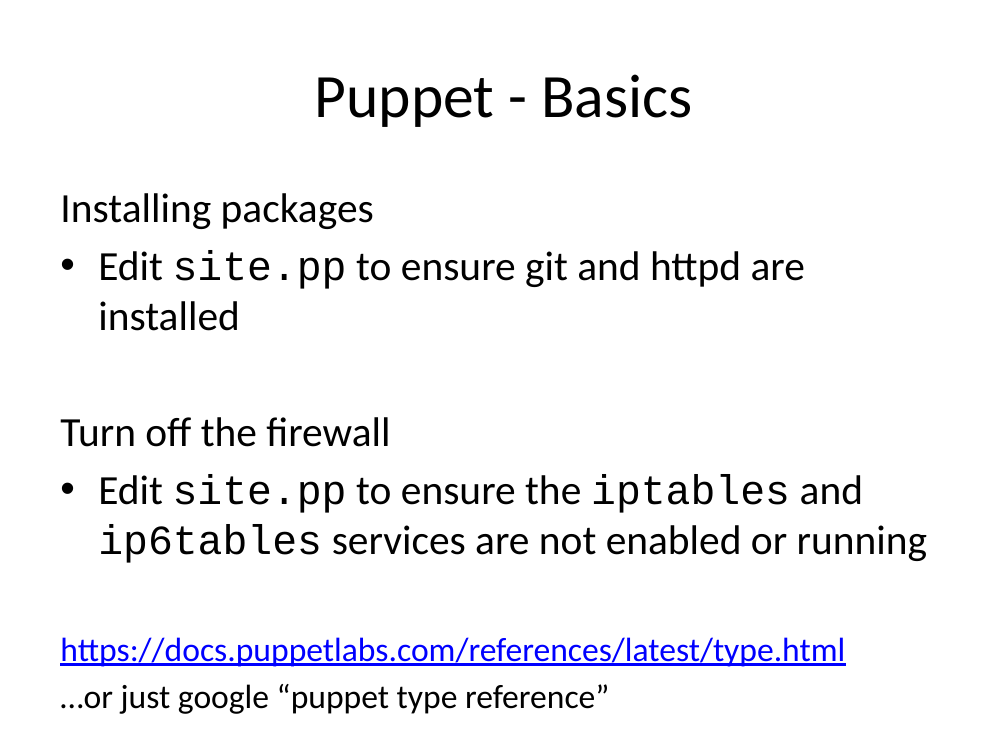
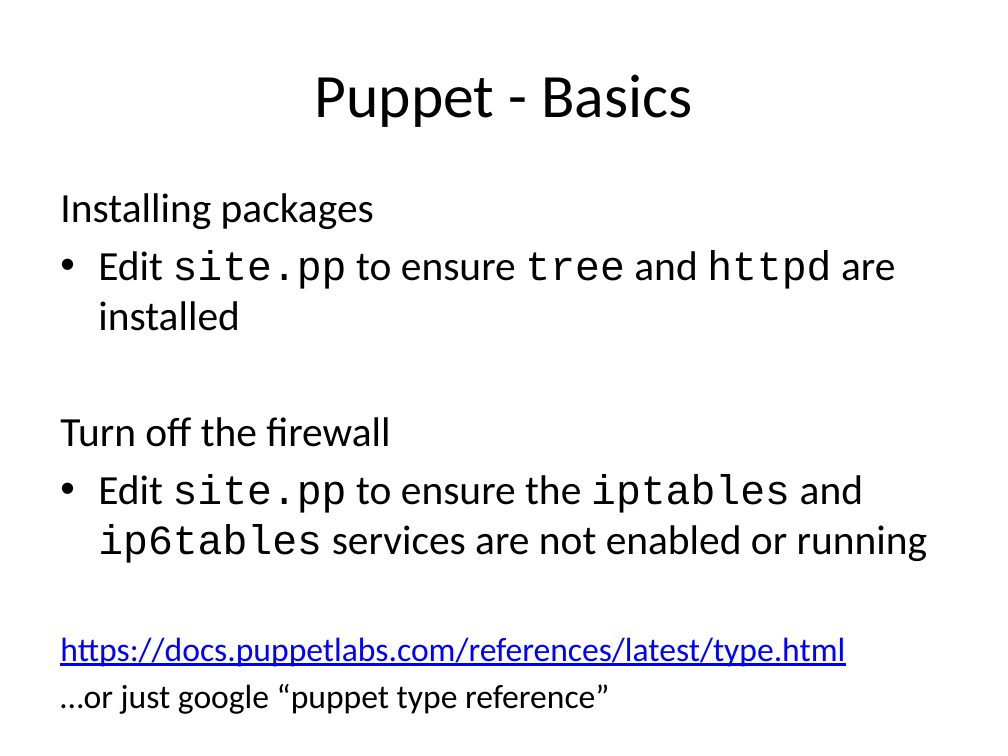
Before and after one commit to andeemarks/xconf-sydney-2014-workshops, a slide deck: slide 9 of 01-provision/xconf-sydney-2014-provision.pptx. Drawn at 1008x756 pixels with LibreOffice and Linux fonts; fonts in the diff are those of the drawing. Boxes give left, top, right and bottom in pixels: in the first picture for what was removed or moved away, otherwise in the second. Text is boxed around its words. In the diff, an @@ line names an element or a change of style, - is before the commit and + after.

```diff
--- a/01-provision/xconf-sydney-2014-provision.pptx
+++ b/01-provision/xconf-sydney-2014-provision.pptx
@@ text at [98,250,895,331]: text changed @@
-• Edit site.pp to ensure git and httpd are installed
+• Edit site.pp to ensure tree and httpd are installed
```
Also in this commit, not shown: 4 other slides changed, 10 slides added.
